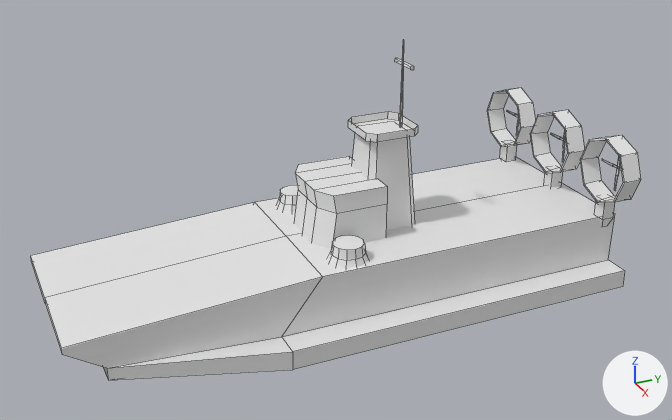
One commit to the OBJ model model/wp_zubr.obj: the scene before it, then after it.
The view is the same before and after, from a camera (50 mm lens) standing at (0.822, -0.528, 0.487) and looking at (0.013, -0.164, 0.082). The lights are fixed; the arrows at lower right show +X, +Y and +Z. The older version comes first. Mesh edges are drawn as thin lines. Where no turn or scale is listed for an object, it has been applied to the vertices.
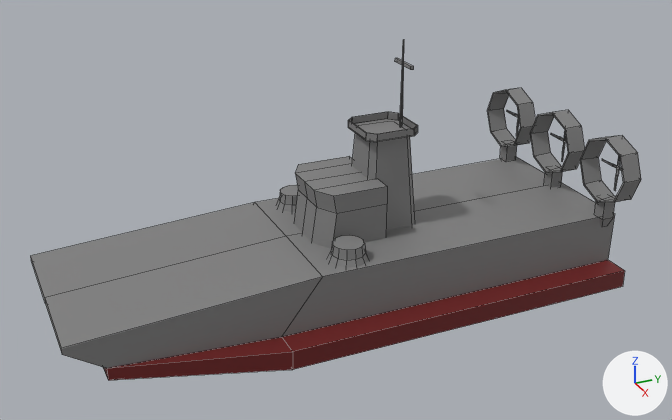
The newer file is also turned or shifted as a whole; pictures and numbers use the older file's frame.

Pixel boxes (x1, y1, x2, y2) of what changed, in the pictures (672 x 420 px):
part 1 of me_cube, built on: after (348, 112, 417, 135)
part 2 of me_cube, recoloured (white to grey): (31, 40, 641, 380) in both

The change, as a list of edits to the scene's bpy script:
```text
Add img_wp_zubr_basecolor_png:
    img_wp_zubr_basecolor_png = load_image('wp_zubr_basecolor.png', 'wp_zubr_basecolor.png', 1024, 1024, 'sRGB')
Add mat_hull_color:
    mat_hull_color = principled_material('hull-color')
    mat_hull_color.texture = img_wp_zubr_basecolor_png
Change me_cube:
    used by ob_cube; location = (0.0, 0.0, 0.0)
    remove me_cube.from_pydata(...)  # 427 vertices, 363 faces; spans x -0.131..0.131, y -0.463..0.136, z -0.034..0.251
    add me_cube.from_pydata(...)  # 439 vertices, 370 faces; spans x -0.131..0.131, y -0.463..0.136, z -0.034..0.251
    me_cube part 1
    1 face is deleted
    10 vertices are added at x -0.029..0.029, y -0.133..-0.075, z 0.158..0.166
    6 new vertices lie (0.0, 0.0, 0.008) away from vertices in x -0.029..0.029, y -0.133..-0.075, z 0.158
    17 new faces join them
    me_cube part 2: 352 faces spanning x -0.131..0.131, y -0.463..0.136, z -0.034..0.251 switch from no material to mat_hull_color (picture img_wp_zubr_basecolor_png)
    other edits to the shape of me_cube do not show in these pictures
```
